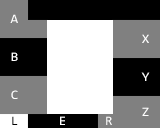
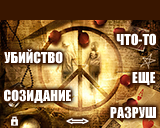
Layer changes from the first 160 × 128 image to the second:
added group "buttons" with 13 layers above "Zones" over [4, 26, 156, 126]
added group "general" with 2 layers in group "buttons" over [11, 116, 89, 126]
moved "L" into group "general", painted on it over [11, 116, 18, 126]
moved "E" into group "general", painted on it over [60, 116, 89, 125]
removed layer "R" from group "template" over [106, 116, 112, 125]
renamed "template" to "main", hid the group it (3 layers), moved it into group "buttons" over [0, 0, 160, 128]
removed layer "A" from group "template" over [10, 14, 18, 23]
painted on "X" (1st of 2, in "buttons" › "main") over [137, 26, 156, 52]
painted on "Y" (1st of 2, in "buttons" › "main") over [137, 67, 156, 88]
painted on "Z" (1st of 2, in "buttons" › "main") over [137, 102, 156, 123]
added group "intentions" with 5 layers in group "buttons" over [4, 33, 156, 119]
moved "B" into group "intentions", painted on it over [4, 49, 63, 64]
moved "C" into group "intentions", painted on it over [4, 89, 71, 103]
added layer "X" (2nd of 2, in "buttons" › "intentions") in group "intentions" over [116, 33, 156, 46]
added layer "Y" (2nd of 2, in "buttons" › "intentions") in group "intentions" over [132, 72, 156, 85]
added layer "Z" (2nd of 2, in "buttons" › "intentions") in group "intentions" over [110, 106, 156, 119]
moved "Zones" out of group "template", painted on it over [0, 0, 160, 128]
removed layer "Background" over [0, 0, 160, 128]
added layer "atlantis" over [0, 13, 160, 128]
